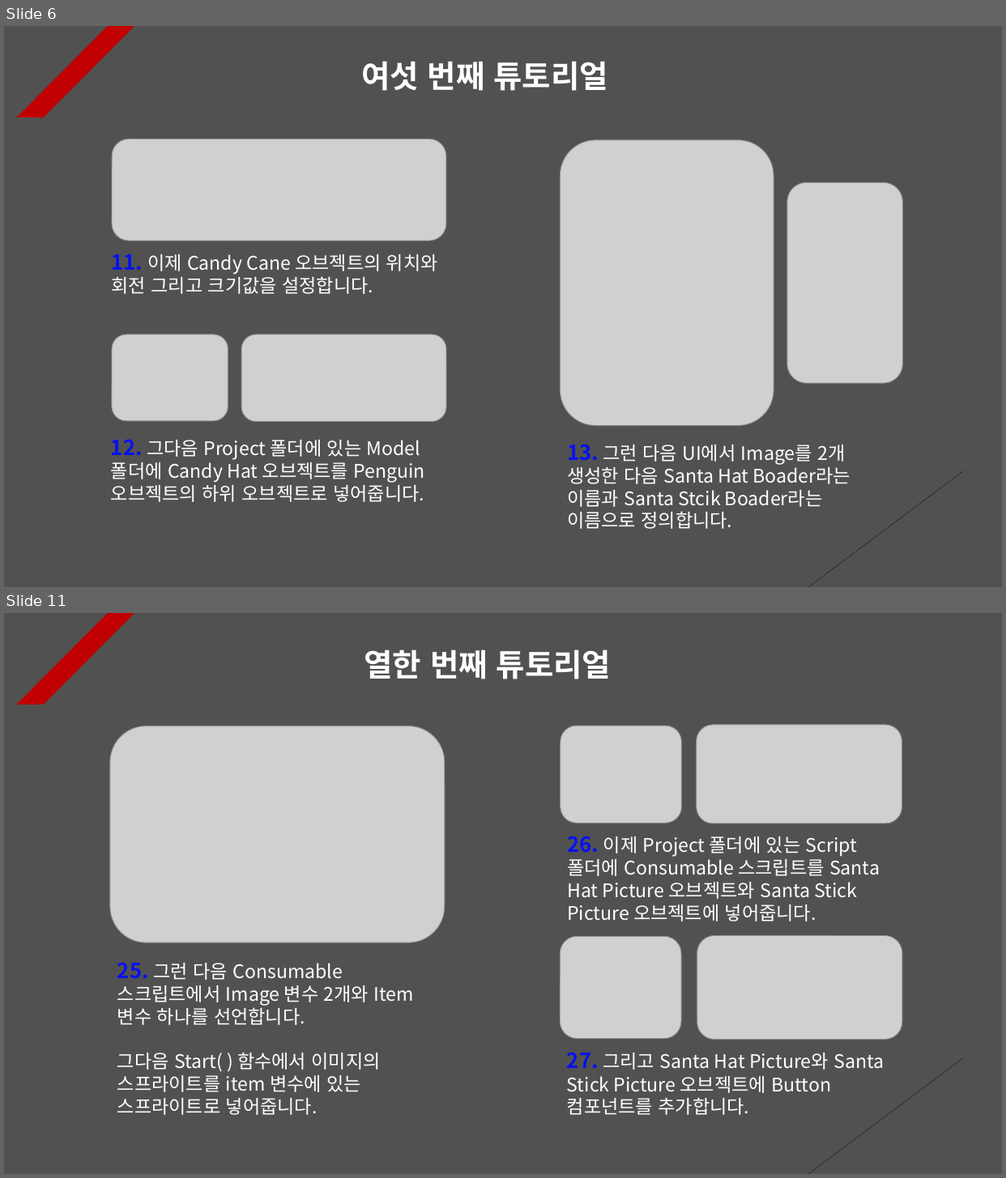
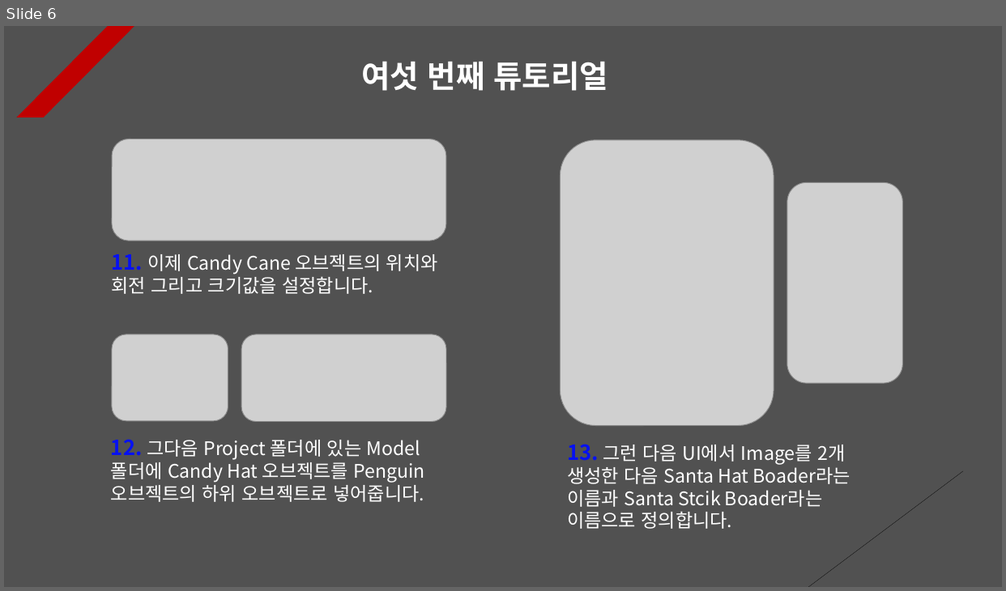
Before and after one commit to Unity2033/3D-UnityEngine, a slide deck: Assets/Class/Raycast/PPT Data/RayCast Example.pptx. Shown one above the other, each under a label of ours: slides 6 and 11 before the commit, slide 6 after it; the slides between them are not shown. The pictures are 1006x1178 and 1006x591 pixels, drawn with LibreOffice and Linux fonts; fonts in the diff are those of the drawing; grey boxes stand for pictures. Boxes give left, top, right and bottom in pixels: in the first picture for what was removed or moved away, otherwise in the second. Text is boxed around its words. In the diff, an @@ line names an element or a change of style, - is before the commit and + after.

```diff
--- a/Assets/Class/Raycast/PPT Data/RayCast Example.pptx
+++ b/Assets/Class/Raycast/PPT Data/RayCast Example.pptx
@@ slide 11 removed at (x1=4, y1=613, x2=1002, y2=1174), background #515151; not listed: 2 template elements that a slide beside it also shows @@
@@ text removed at (x1=364, y1=649, x2=612, y2=679) @@
-열한 번째 튜토리얼
@@ picture removed at (x1=110, y1=726, x2=445, y2=943) @@
@@ picture removed at (x1=560, y1=726, x2=681, y2=823) @@
@@ picture removed at (x1=697, y1=725, x2=902, y2=824) @@
@@ text removed at (x1=567, y1=836, x2=880, y2=922) @@
-26. 이제 Project 폴더에 있는 Script 폴더에 Consumable 스크립트를 Santa Hat Picture 오브젝트와 Santa Stick Picture 오브젝트에 넣어줍니다.
@@ picture removed at (x1=560, y1=936, x2=681, y2=1039) @@
@@ picture removed at (x1=697, y1=935, x2=902, y2=1040) @@
@@ text removed at (x1=117, y1=962, x2=414, y2=1115) @@
-25. 그런 다음 Consumable 스크립트에서 Image 변수 2개와 Item 변수 하나를 선언합니다.
-그다음 Start( ) 함수에서 이미지의 스프라이트를 item 변수에 있는 스프라이트로 넣어줍니다.
@@ text removed at (x1=567, y1=1052, x2=884, y2=1115) @@
-27. 그리고 Santa Hat Picture와 Santa Stick Picture 오브젝트에 Button 컴포넌트를 추가합니다.
```
Also in this commit, not shown: 8 other slides removed, 40 other files.
